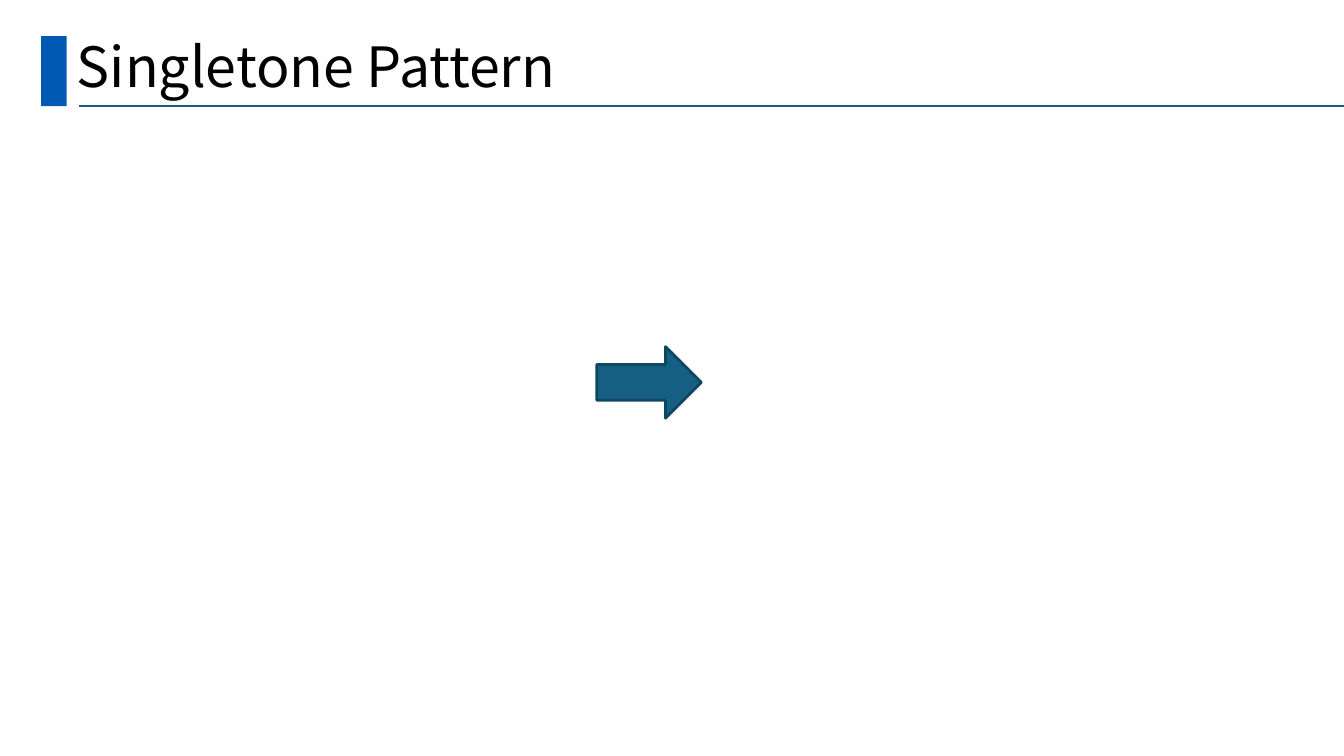
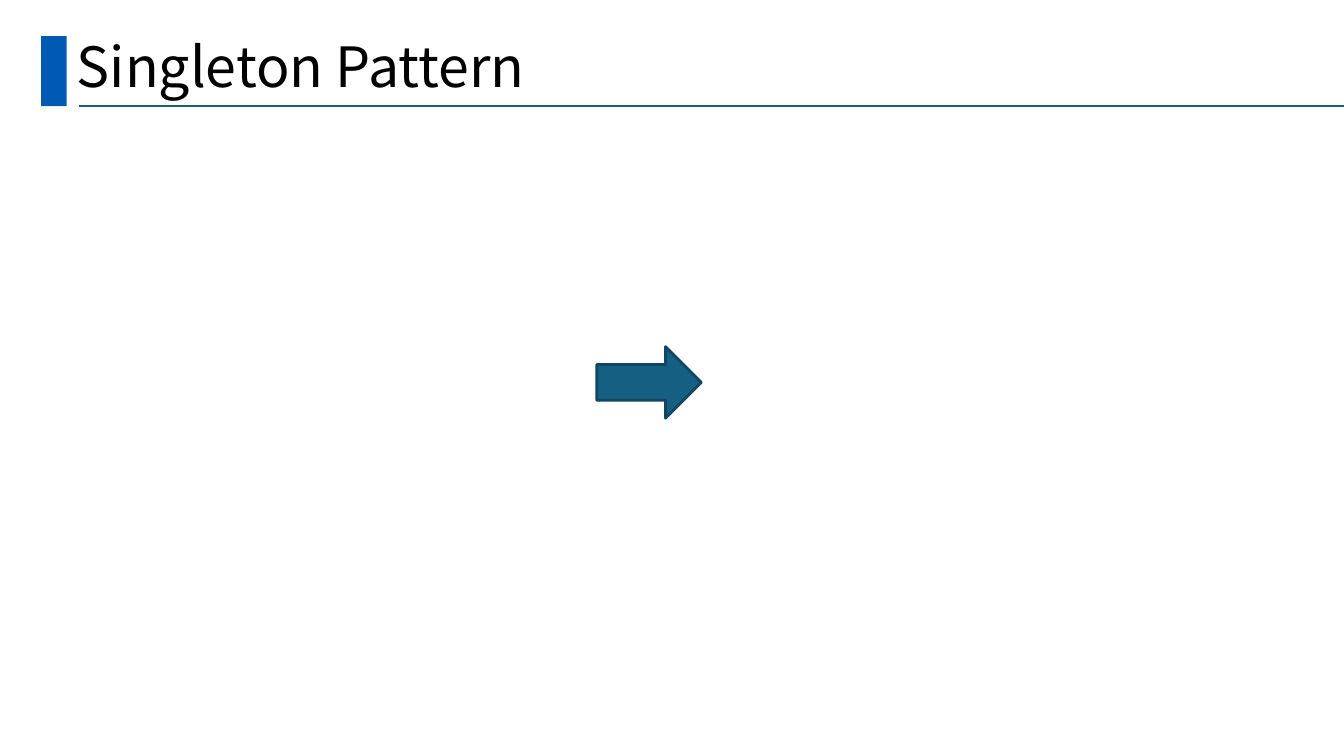
Before and after one commit to ehju/SSD_Project_BOYSCOUT, a slide deck: slide 18 of BOYSCOUT_PT.pptx (slide 20 before the commit). Drawn at 1344x756 pixels with LibreOffice and Linux fonts; fonts in the diff are those of the drawing. Boxes give left, top, right and bottom in pixels: in the first picture for what was removed or moved away, otherwise in the second. Text is boxed around its words. In the diff, an @@ line names an element or a change of style, - is before the commit and + after.

```diff
--- a/BOYSCOUT_PT.pptx
+++ b/BOYSCOUT_PT.pptx
@@ title at <box>77,43,525,101</box>: text changed @@
-Singletone Pattern
+Singleton Pattern
```
Also in this commit, not shown: 4 other slides changed, 2 slides removed.
